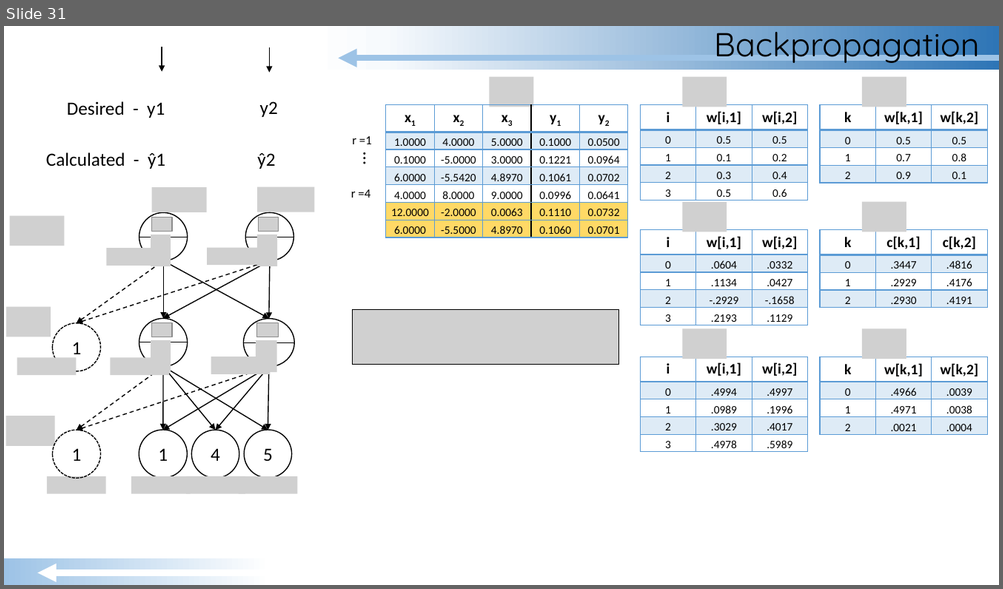
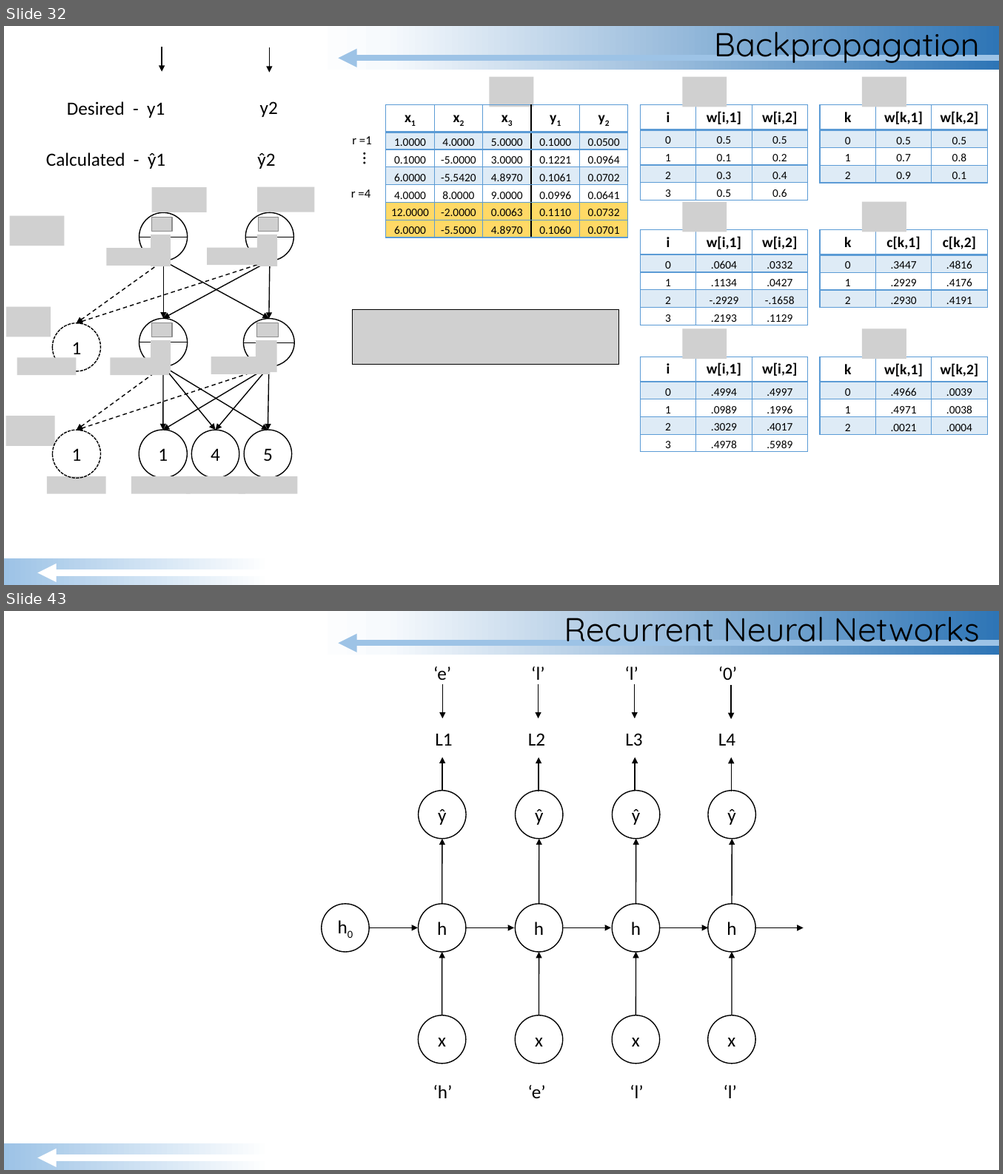
Before and after one commit to GradyKurpasi/RNN-Tutorial, a slide deck: MLP-RNN Tutorial.pptx. Shown one above the other, each under a label of ours: slide 31 before the commit, slides 32 and 43 after it; the slides between them are not shown. The pictures are 1003x589 and 1003x1174 pixels, drawn with LibreOffice and Linux fonts; fonts in the diff are those of the drawing; grey boxes stand for pictures. Boxes give left, top, right and bottom in pixels: in the first picture for what was removed or moved away, otherwise in the second. Text is boxed around its words. In the diff, an @@ line names an element or a change of style, - is before the commit and + after.

```diff
--- a/MLP-RNN Tutorial.pptx
+++ b/MLP-RNN Tutorial.pptx
@@ slide 43 added at bbox=[4, 611, 999, 1170], background #FFFFFF @@
@@ rectangle added at bbox=[308, 611, 999, 655], fill gradient #FFFFFF to #F7FAFD to #2E75B6 @@
@@ title added at bbox=[563, 617, 979, 646], 32 pt, text #000000 @@
+Recurrent Neural Networks
@@ arrow added from (999, 643) to (338, 643), #9DC3E6 6 pt @@
@@ text added at bbox=[433, 667, 737, 685], 18 pt, text #000000 @@
+‘e’ ‘l’ ‘l’ ‘0’
@@ arrow added from (443, 685) to (443, 718), #000000 1 pt @@
@@ arrow added from (538, 685) to (538, 718), #000000 1 pt @@
@@ arrow added from (634, 685) to (634, 718), #000000 1 pt @@
@@ arrow added from (731, 686) to (731, 719), #000000 1 pt @@
@@ text added at bbox=[435, 733, 735, 746], 18 pt, text #000000 @@
+L1 L2 L3 L4
@@ arrow added from (442, 791) to (442, 758), #000000 1 pt @@
@@ arrow added from (538, 792) to (538, 758), #000000 1 pt @@
@@ arrow added from (634, 792) to (634, 758), #000000 1 pt @@
@@ arrow added from (731, 792) to (731, 758), #000000 1 pt @@
@@ ellipse added at bbox=[708, 791, 755, 840], outline #000000 1 pt, 18 pt, text #000000 @@
+ŷ
@@ arrow added from (731, 904) to (731, 839), #000000 1 pt @@
@@ ellipse added at bbox=[321, 904, 369, 953], outline #000000 1 pt, 18 pt, text #000000 @@
+h0
@@ ellipse added at bbox=[708, 904, 755, 953], outline #000000 1 pt, 18 pt, text #000000 @@
+h
@@ arrow added from (369, 928) to (418, 928), #000000 1 pt @@
@@ group added at bbox=[418, 791, 515, 1064]: 3 ellipses, 3 arrows @@
+ŷ
+x
+h
@@ group added at bbox=[515, 791, 611, 1064]: 3 ellipses, 3 arrows @@
+ŷ
+x
+h
@@ group added at bbox=[612, 791, 708, 1064]: 3 ellipses, 3 arrows @@
+ŷ
+x
+h
@@ arrow added from (754, 928) to (803, 928), #000000 1 pt @@
@@ arrow added from (731, 1015) to (731, 952), #000000 1 pt @@
@@ ellipse added at bbox=[708, 1015, 755, 1064], outline #000000 1 pt, 18 pt, text #000000 @@
+x
@@ text added at bbox=[433, 1085, 737, 1099], 18 pt, text #000000 @@
+‘h’ ‘e’ ‘l’ ‘l’
@@ rectangle added at bbox=[4, 1144, 395, 1170], fill gradient #9DC3E6 to #FFFFFF @@
@@ arrow added from (698, 1159) to (37, 1159), #FFFFFF 6 pt @@
@@ what was slide 31 is now slide 32 @@
```
Also in this commit, not shown: 12 other slides added.
